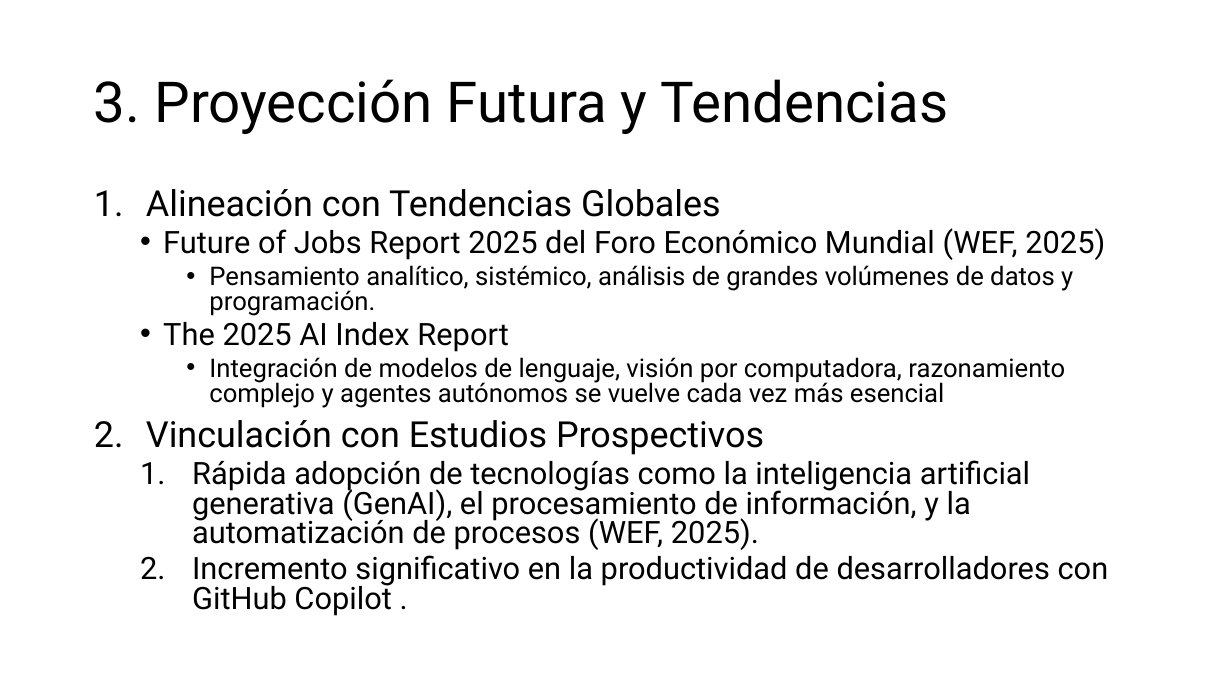
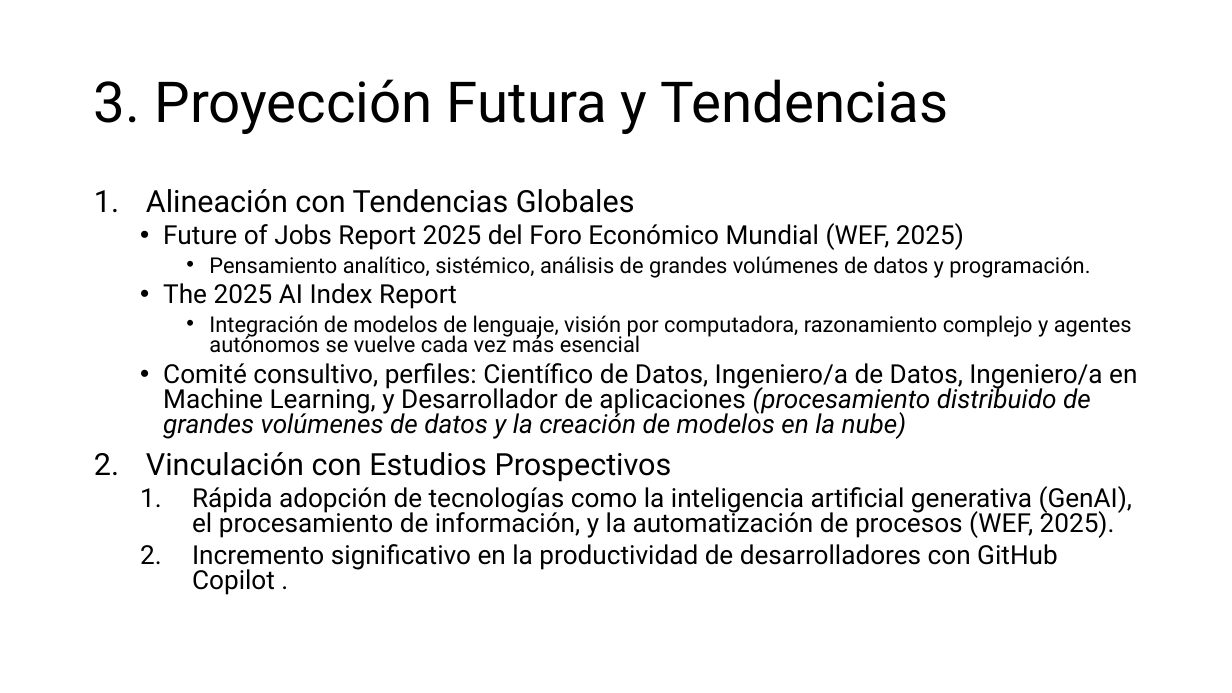
Before and after one commit to aavendan/cdia, a slide deck: slide 4 of 03 Presentación.pptx. Drawn at 1232x693 pixels with LibreOffice and Linux fonts; fonts in the diff are those of the drawing. Boxes give left, top, right and bottom in pixels: in the first picture for what was removed or moved away, otherwise in the second. Text is boxed around its words. In the diff, an @@ line names an element or a change of style, - is before the commit and + after.

Commit message:
Alineación con Tendencias Globales

```diff
--- a/03 Presentación.pptx
+++ b/03 Presentación.pptx
@@ text at (146,189,1133,595): size 28 to 23.8 pt in "Alineación con Tendencias Globales", "Vinculación con Estudios Prospectivos"; size 24 to 20.4 pt in "Future of Jobs Report 2025 del Foro ...", "The 2025 AI Index Report", "Rápida adopción de tecnologías como la inteligencia ...", "Incremento significativo en la productividad de desarrollado ..."; size 20 to 17 pt in "Pensamiento analítico, sistémico, análisis de grandes volúme ...", "Integración de modelos de lenguaje, visión por ..." @@
@@ text at (163,363,1137,439): paragraph added @@
+  • Comité consultivo, perfiles: Científico de Datos, Ingeniero/a de Datos, Ingeniero/a en Machine Learning, y Desarrollador de aplicaciones (procesamiento distribuido de grandes volúmenes de datos y la creación de modelos en la nube)
```
Also in this commit, not shown: 1 other file.
